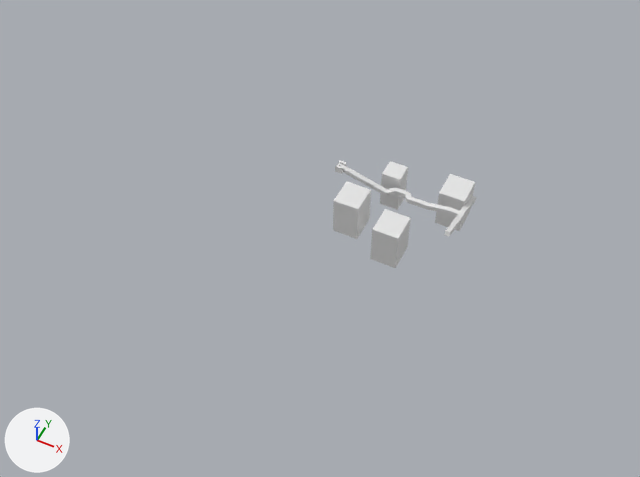
Two versions of the Blender file public/asset/model/hest.blend, one commit apart.
Before and after are seen from a 50 mm camera at (110.0, -239.0, 251.0) aimed at (0.0, -20.0, -24.0). The lights are fixed; the arrows at lower left show +X, +Y and +Z. Materials are left out; every surface is plain grey.

In view in the first picture: 'platform', 'platform.001', 'platform.002', 'platform.003', 'platform.004'.
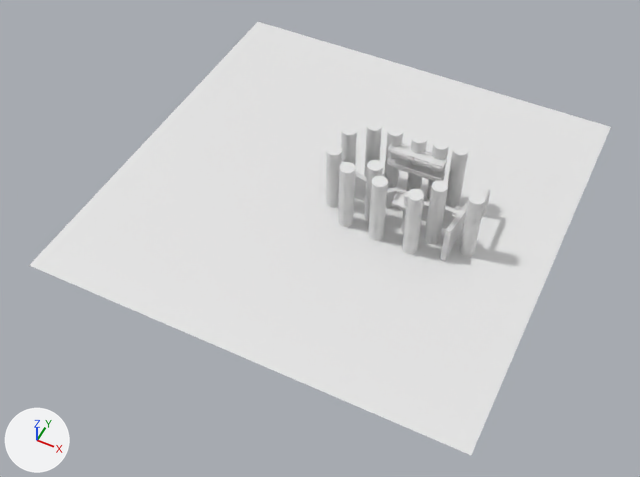
Where the change shows, as pixel boxes (x1, y1, x2, y2) in the pictures (640 x 477 px):
'plane', added: after (29, 22, 611, 455)
'fon', added: after (326, 121, 490, 257)
'platform', reshaped: before (335, 160, 476, 237); after (342, 161, 468, 261)
'platform.001', deleted: before (370, 209, 411, 268)
'platform.003', deleted: before (333, 181, 371, 239)
'platform.004', deleted: before (435, 174, 475, 231)
'platform.002', deleted: before (380, 161, 408, 210)
part 1 of me_куб, built on: before (388, 191, 476, 237); after (355, 171, 468, 261)

What the commit changed:
me_куб is used by ob_platform; location (0.0, 0.0, 0.0).
me_куб had 448 vertices, 446 faces and spanned x -1.9..53.0, y -16.6..17.0, z -10.0..3.0.
me_куб now has 2014 vertices, 2012 faces and spans x -1.9..53.0, y -16.6..17.0, z -25.4..3.1.
me_куб part 1: 32 vertices moved from x -1.9..21.1, y -2.0..2.0, z -6.1..-1.0 to x -1.9..21.1, y -2.0..2.0, z -19.2..-14.1; 184 vertices removed from x 20.0..53.0, y -16.6..16.3, z -10.0..1.1; 1750 vertices added at x -1.9..53.0, y -16.6..17.0, z -25.4..3.1.
Mesh me_fon is new.
It has 13798 vertices, 13522 faces and spans x -3.3..61.9, y -19.7..18.2, z -32.7..16.9.
Mesh me_plane is new.
It has 4 vertices, 1 face and spans x -91.0..91.0, y -91.0..91.0, z -13.0.
Object 'platform.001' (ob_platform_001) is deleted.
Object 'platform.002' (ob_platform_002) is deleted.
Object 'platform.003' (ob_platform_003) is deleted.
Object 'platform.004' (ob_platform_004) is deleted.
Object 'fon' (ob_fon) is new; it shows me_fon.
Its location is (0.0, 0.0, 0.0).
Object 'plane' (ob_plane) is new; it shows me_plane.
Its location is (0.0, 0.0, 0.0).
